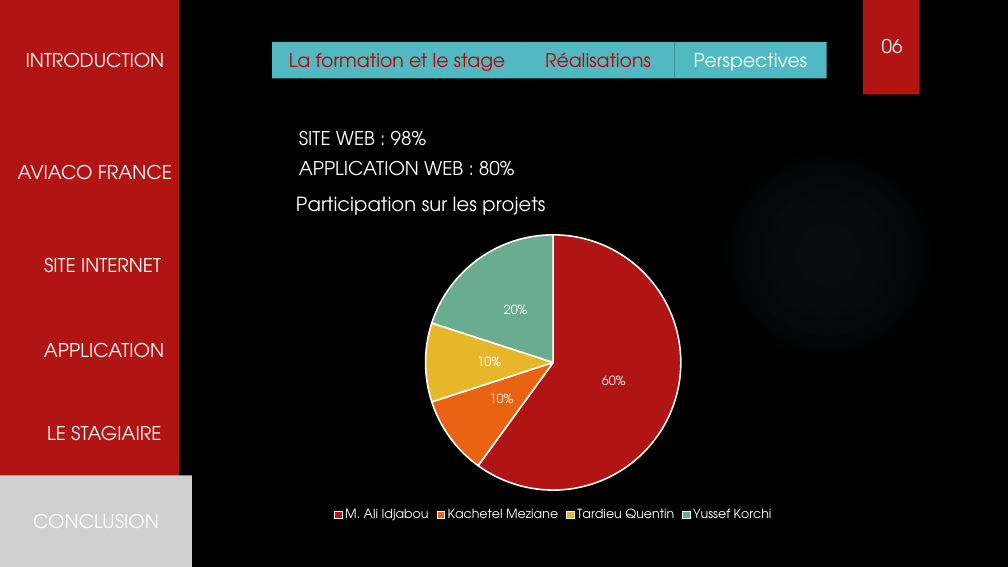
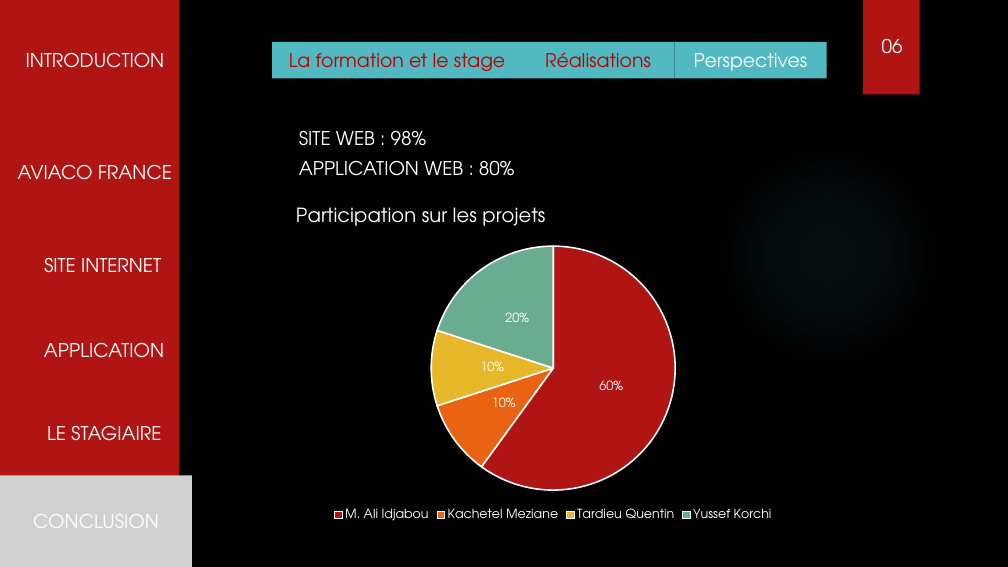
Before and after one commit to tochyvn/ma_banque_document, a slide deck: slide 21 of Aviaco france.pptx. Drawn at 1008x567 pixels with LibreOffice and Linux fonts; fonts in the diff are those of the drawing; grey boxes stand for pictures; background and template pictures are left out. Boxes give left, top, right and bottom in pixels: in the first picture for what was removed or moved away, otherwise in the second. Text is boxed around its words. In the diff, an @@ line names an element or a change of style, - is before the commit and + after.

```diff
--- a/Aviaco france.pptx
+++ b/Aviaco france.pptx
@@ pie chart resized from (x1=280, y1=184, x2=827, y2=524) to (x1=280, y1=195, x2=827, y2=524) @@
```
Also in this commit, not shown: 7 other slides changed.
